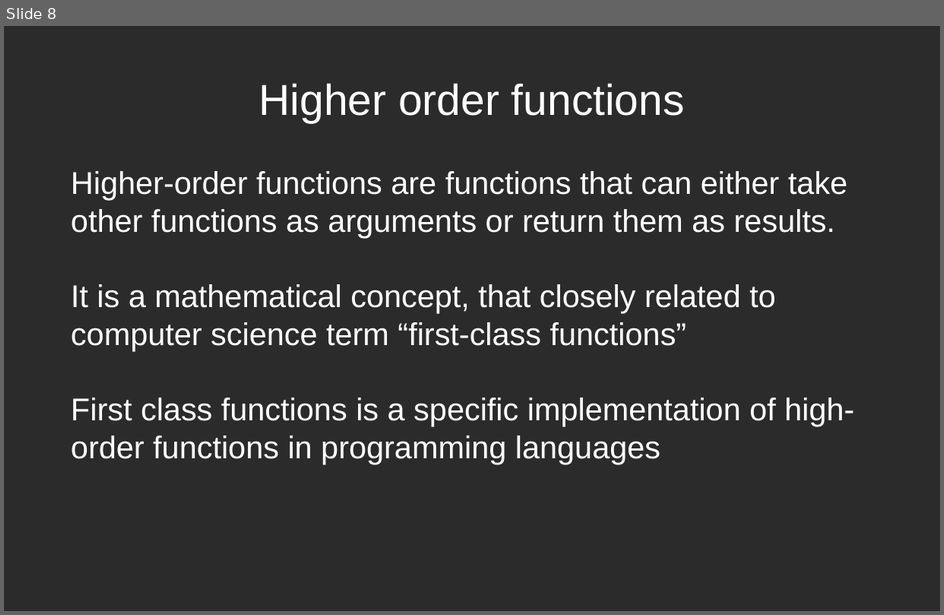
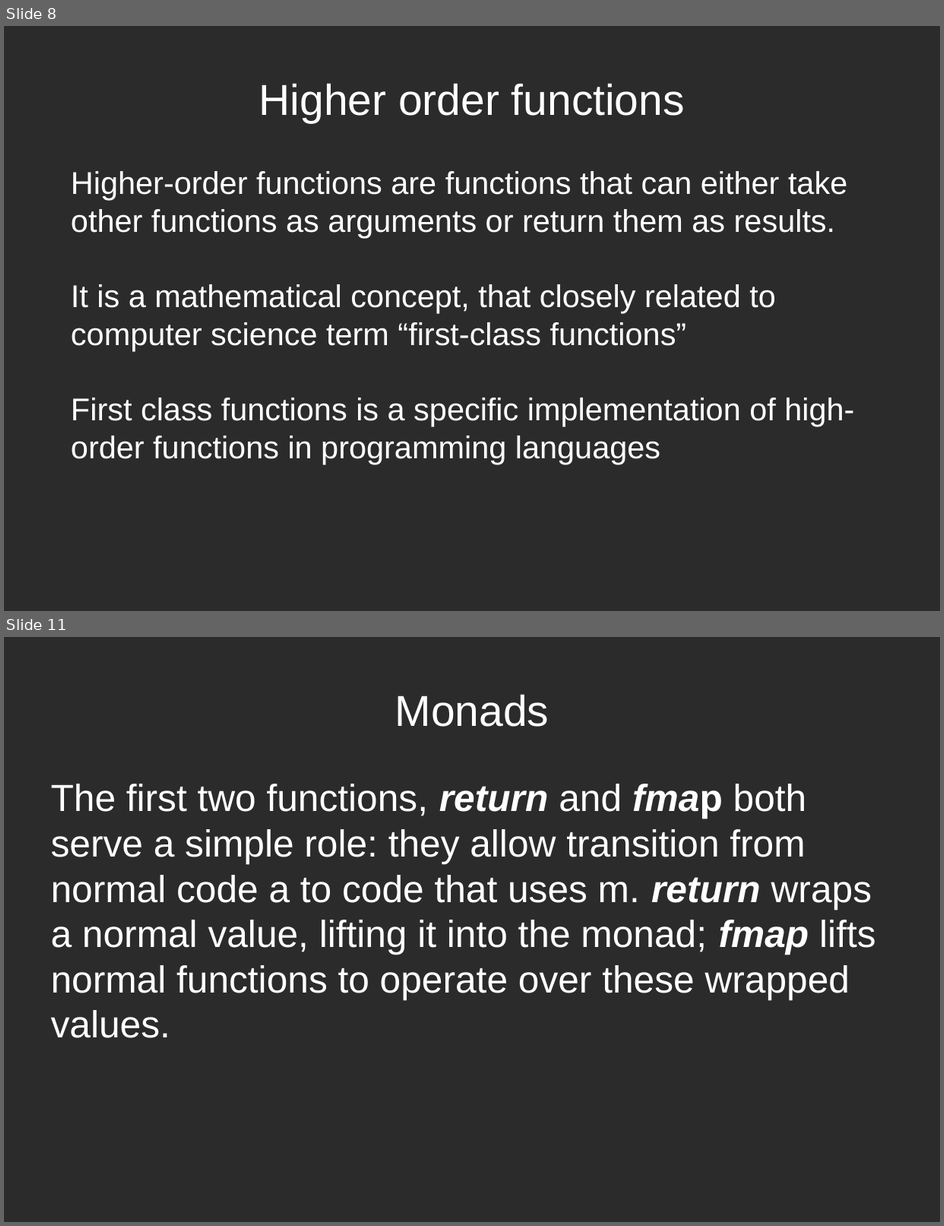
Before and after one commit to fkryvyts/functional_programming, a slide deck: documentation/presentation.odp. Shown one above the other, each under a label of ours: slide 8 before the commit, slides 8 and 11 after it; the slides between them are not shown. The pictures are 944x615 and 944x1226 pixels, drawn with LibreOffice and Linux fonts; fonts in the diff are those of the drawing; background and template pictures are left out; a plain dark background stands for a picture behind light text. Boxes give left, top, right and bottom in pixels: in the first picture for what was removed or moved away, otherwise in the second. Text is boxed around its words. In the diff, an @@ line names an element or a change of style, - is before the commit and + after.

```diff
--- a/documentation/presentation.odp
+++ b/documentation/presentation.odp
@@ slide 11 added at (4,637,940,1222), background picture (left out) @@
@@ title added at (395,694,550,727), 36.7 pt, text #FFFFFF @@
+Monads
@@ subtitle added at (51,784,876,1038), 32 pt, text #FFFFFF @@
+The first two functions, return and fmap both serve a simple role: they allow transition from normal code a to code that uses m. return wraps a normal value, lifting it into the monad; fmap lifts normal functions to operate over these wrapped values.
```
Also in this commit, not shown: 5 other slides added.
